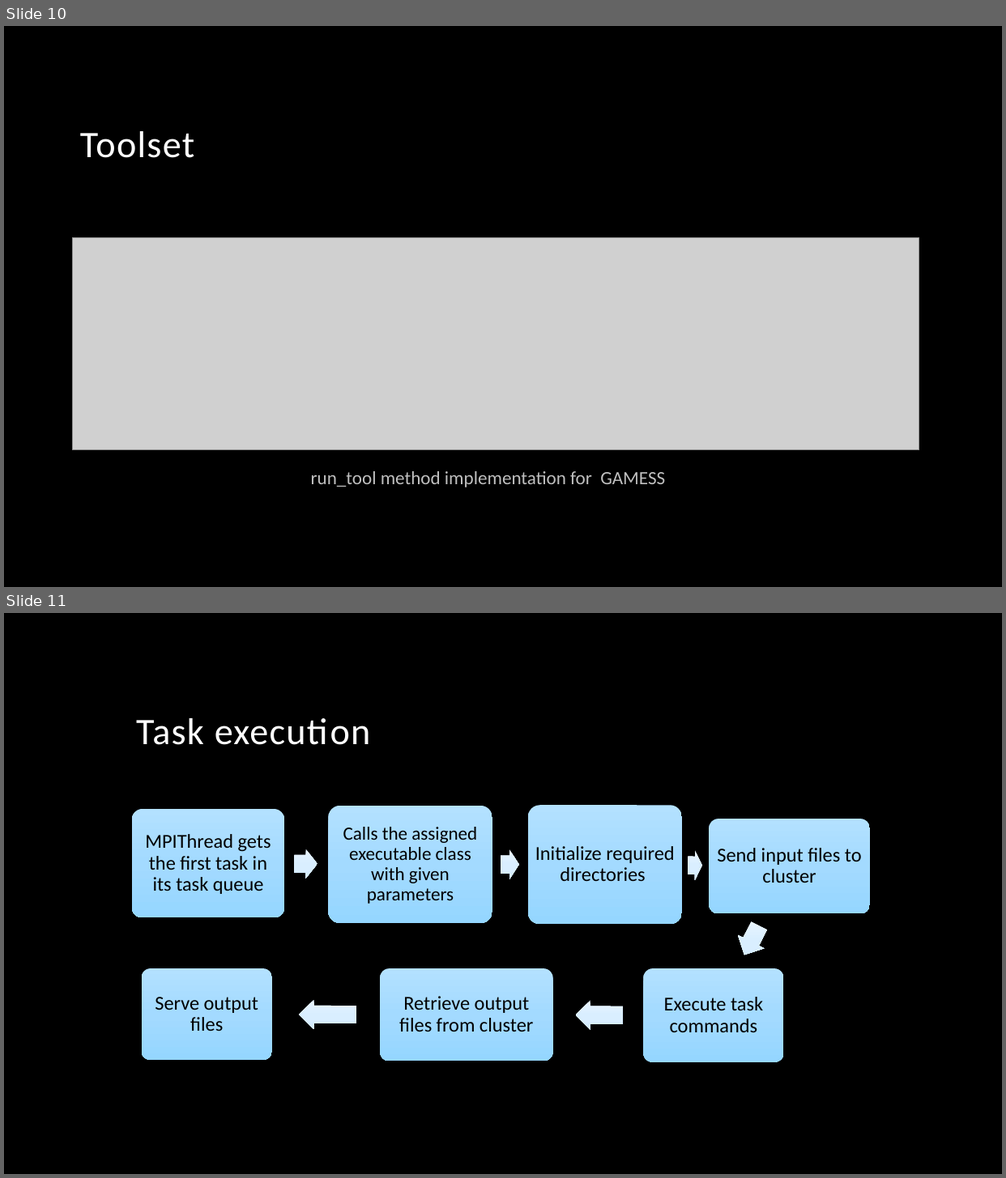
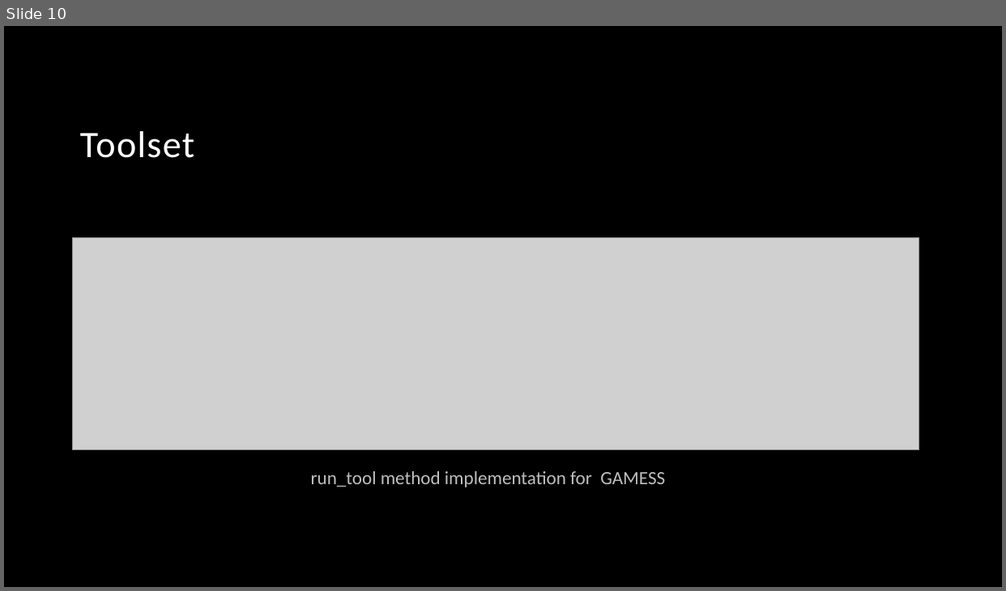
Before and after one commit to vincentpaul12/SkyLab-Files, a slide deck: pcsc_skylab.pptx. Shown one above the other, each under a label of ours: slides 10 and 11 before the commit, slide 10 after it. The pictures are 1006x1178 and 1006x591 pixels, drawn with LibreOffice and Linux fonts; fonts in the diff are those of the drawing; grey boxes stand for pictures; background and template pictures are left out. Boxes give left, top, right and bottom in pixels: in the first picture for what was removed or moved away, otherwise in the second. Text is boxed around its words. In the diff, an @@ line names an element or a change of style, - is before the commit and + after.

```diff
--- a/pcsc_skylab.pptx
+++ b/pcsc_skylab.pptx
@@ slide 11 removed at (x1=4, y1=613, x2=1002, y2=1174), background picture (left out) @@
@@ title removed at (x1=136, y1=718, x2=370, y2=745) @@
-Task execution
@@ group removed at (x1=132, y1=806, x2=869, y2=1063): 7 rounded rectangles, 7 texts, 6 right arrows @@
-MPIThread gets the first task in its task queue
-Calls the assigned executable class with given parameters
-Initialize required directories
-Send input files to cluster
-Execute task commands
-Retrieve output files from cluster
-Serve output files
```
Also in this commit, not shown: 8 slides changed, 7 slides added, 3 other slides removed.
